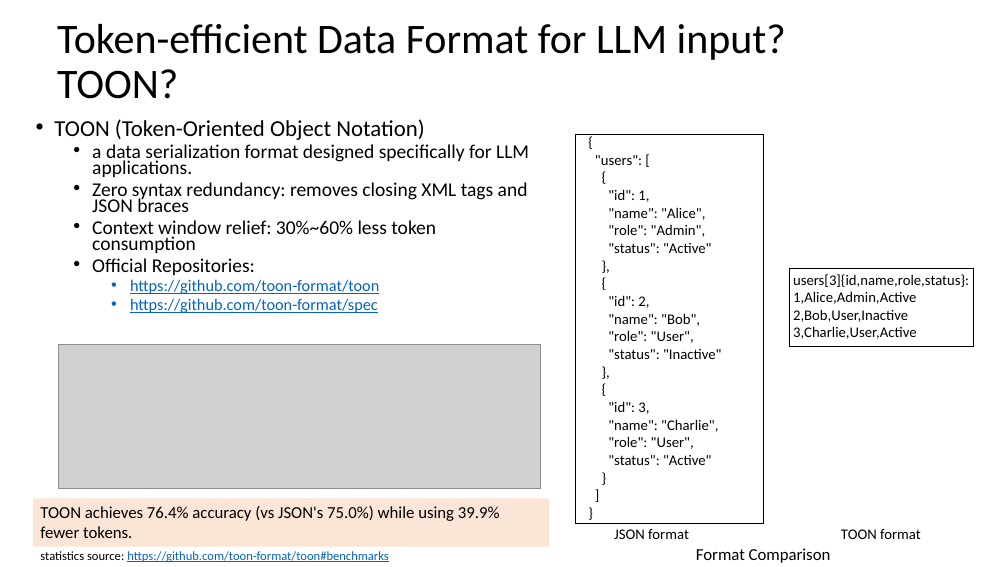
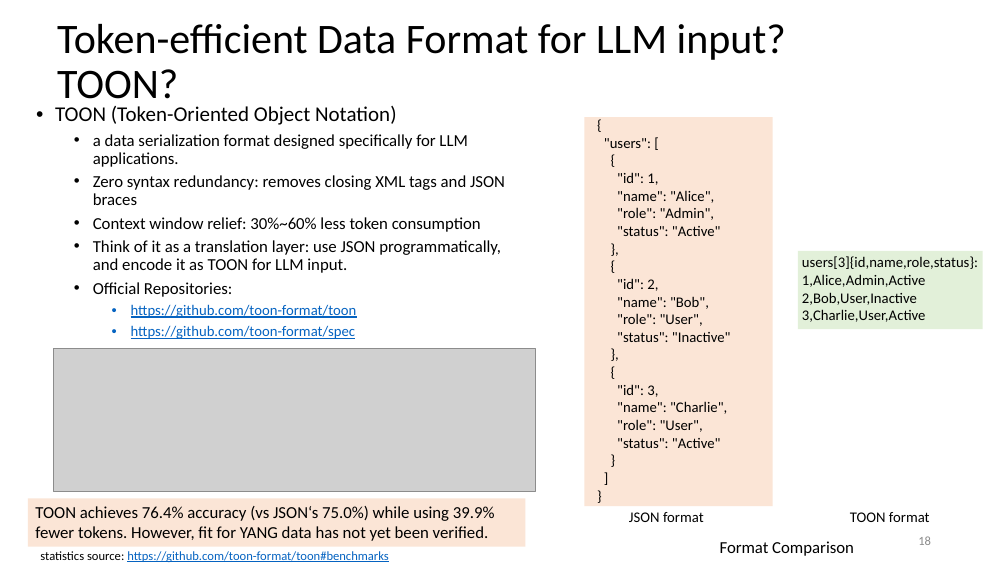
Before and after one commit to QiufangMa/AgentImpact2YANG, a slide deck: slide 17 of Side Meetings/AgentImpact2YANG.pptx (slide 18 before the commit). Drawn at 1008x567 pixels with LibreOffice and Linux fonts; fonts in the diff are those of the drawing; grey boxes stand for pictures. Boxes give left, top, right and bottom in pixels: in the first picture for what was removed or moved away, otherwise in the second. Text is boxed around its words. In the diff, an @@ line names an element or a change of style, - is before the commit and + after.

```diff
--- a/Side Meetings/AgentImpact2YANG.pptx
+++ b/Side Meetings/AgentImpact2YANG.pptx
@@ text "TOON (Token-Oriented Object Notation)": place and size @@
-text "TOON (Token-Oriented Object Notation)" at box(54, 119, 529, 313)
+text "TOON (Token-Oriented Object Notation)" at box(55, 106, 505, 339)
@@ text at box(55, 106, 505, 339): size 21.7 to 20 pt in "TOON (Token-Oriented Object Notation)"; size 18.6 to 16 pt in "a data serialization format designed specifically for ...", "Zero syntax redundancy: removes closing XML tags ...", "Context window relief: 30%~60% less token consumption", "Official Repositories:"; size 15.5 to 14 pt in "https://github.com/toon-format/toon", "https://github.com/toon-format/spec"; line spacing 0.7 to 0.9 @@
@@ rectangle: place and size @@
-rectangle at box(575, 135, 764, 524)
+rectangle at box(585, 117, 773, 507)
@@ rectangle at box(585, 117, 773, 507): fill none to #FBE5D6; outline #000000 0.75 pt to none @@
@@ text at box(93, 240, 501, 273): paragraph added @@
+  • Think of it as a translation layer: use JSON programmatically, and encode it as TOON for LLM input.
@@ 3 texts, 1 rectangle: place and size @@
-3 texts, 1 rectangle at box(595, 155, 974, 539)
+3 texts, 1 rectangle at box(604, 138, 983, 522)
@@ rectangle at box(799, 251, 983, 329): fill none to #E2F0D9; outline #000000 0.75 pt to none @@
@@ picture: place and size @@
-picture at box(58, 345, 541, 488)
+picture at box(53, 348, 535, 492)
@@ rectangle "TOON achieves 76.4% accuracy (vs ...": place and size @@
-rectangle "TOON achieves 76.4% accuracy (vs ..." at box(33, 498, 550, 547)
+rectangle "TOON achieves 76.4% accuracy (vs ..." at box(28, 498, 526, 547)
@@ text in rectangle at box(35, 506, 495, 541): text changed @@
-TOON achieves 76.4% accuracy (vs JSON's 75.0%) while using 39.9% fewer tokens.
+TOON achieves 76.4% accuracy (vs JSON‘s 75.0%) while using 39.9% fewer tokens. However, fit for YANG data has not yet been verified.
@@ text "JSON format": place and size @@
-text "JSON format" at box(614, 529, 689, 539)
+text "JSON format" at box(629, 512, 704, 522)
@@ text "Format Comparison": place and size @@
-text "Format Comparison" at box(696, 548, 831, 563)
+text "Format Comparison" at box(720, 541, 854, 556)
@@ text added at box(918, 536, 931, 545), 12 pt, text #8C8C8C @@
+18
```
Also in this commit, not shown: 13 other slides changed, 3 slides added, 2 slides removed, 1 other file.
